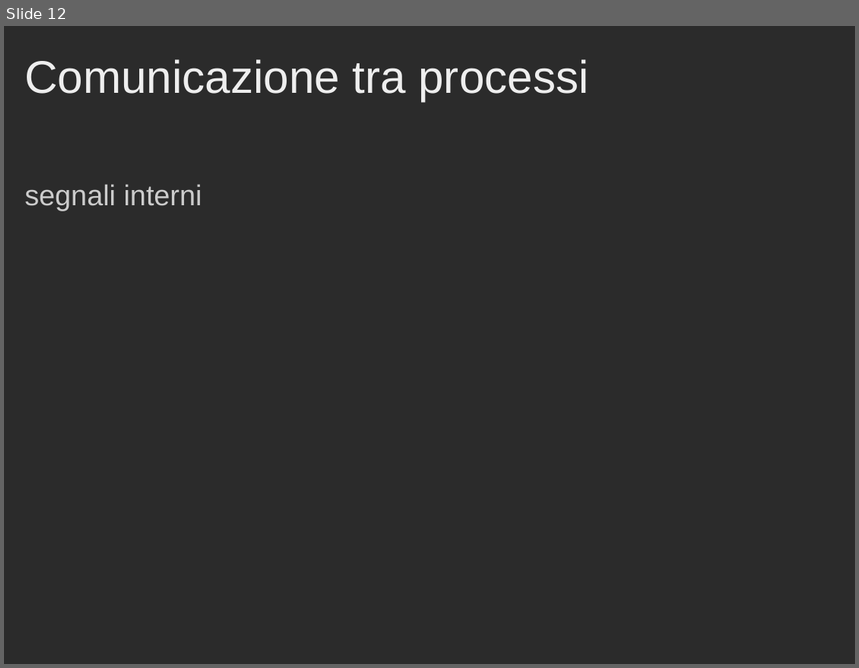
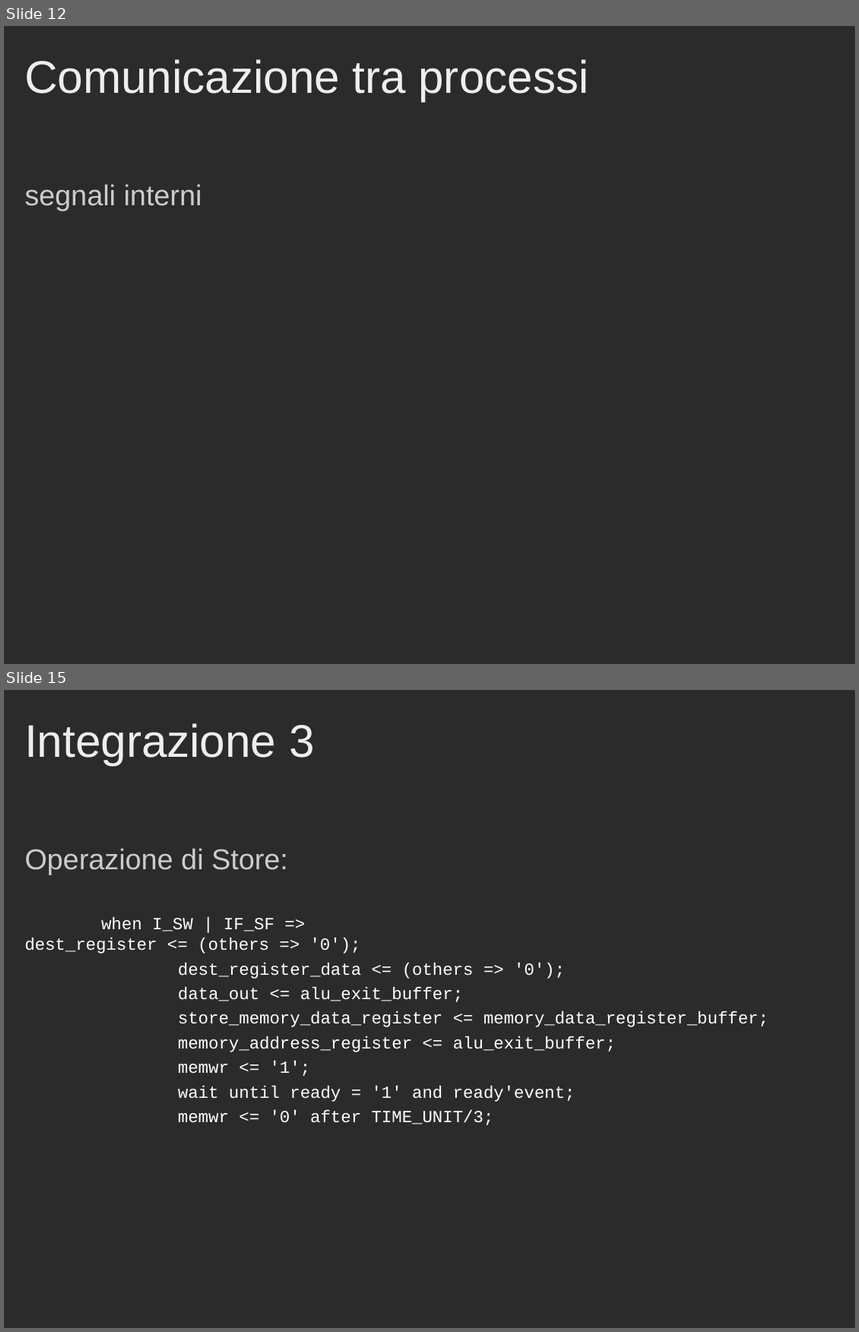
Before and after one commit to Muffo/dlxcache, a slide deck: Presentazione_Progetto_Cache.ppt. Shown one above the other, each under a label of ours: slide 12 before the commit, slides 12 and 15 after it; the slides between them are not shown. The pictures are 859x668 and 859x1332 pixels, drawn with LibreOffice and Linux fonts; fonts in the diff are those of the drawing; background and template pictures are left out; a plain dark background stands for a picture behind light text. Boxes give left, top, right and bottom in pixels: in the first picture for what was removed or moved away, otherwise in the second. Text is boxed around its words. In the diff, an @@ line names an element or a change of style, - is before the commit and + after.

```diff
--- a/Presentazione_Progetto_Cache.ppt
+++ b/Presentazione_Progetto_Cache.ppt
@@ slide 15 added at <box>4,690,855,1328</box>, background picture (left out) @@
@@ title added at <box>25,723,314,765</box>, 43 pt, text #EEEEEE @@
+Integrazione 3
@@ text added at <box>25,848,769,1125</box>, 16 pt, text #FFFFFF @@
+Operazione di Store:
+when I_SW | IF_SF => dest_register <= (others => '0');
+dest_register_data <= (others => '0');
+data_out <= alu_exit_buffer;
+store_memory_data_register <= memory_data_register_buffer;
+memory_address_register <= alu_exit_buffer;
+memwr <= '1';
+wait until ready = '1' and ready'event;
+memwr <= '0' after TIME_UNIT/3;
```
Also in this commit, not shown: 3 other slides added, 2 slides removed.
